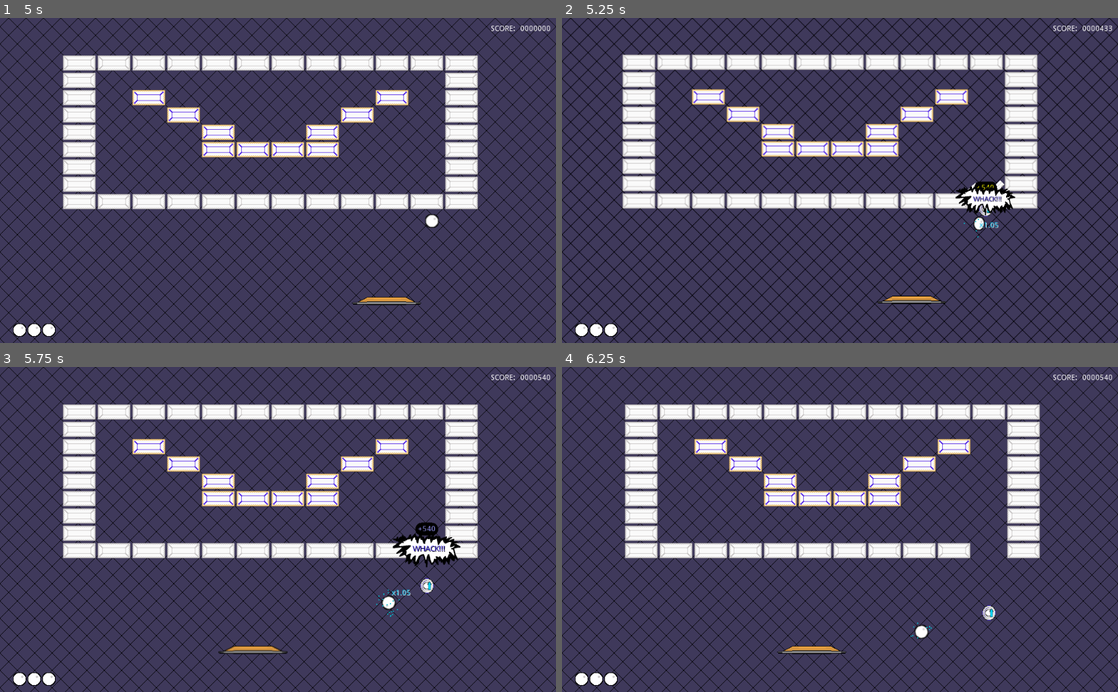
Above: before the commit, frames 1-4 (two rows, left to right).
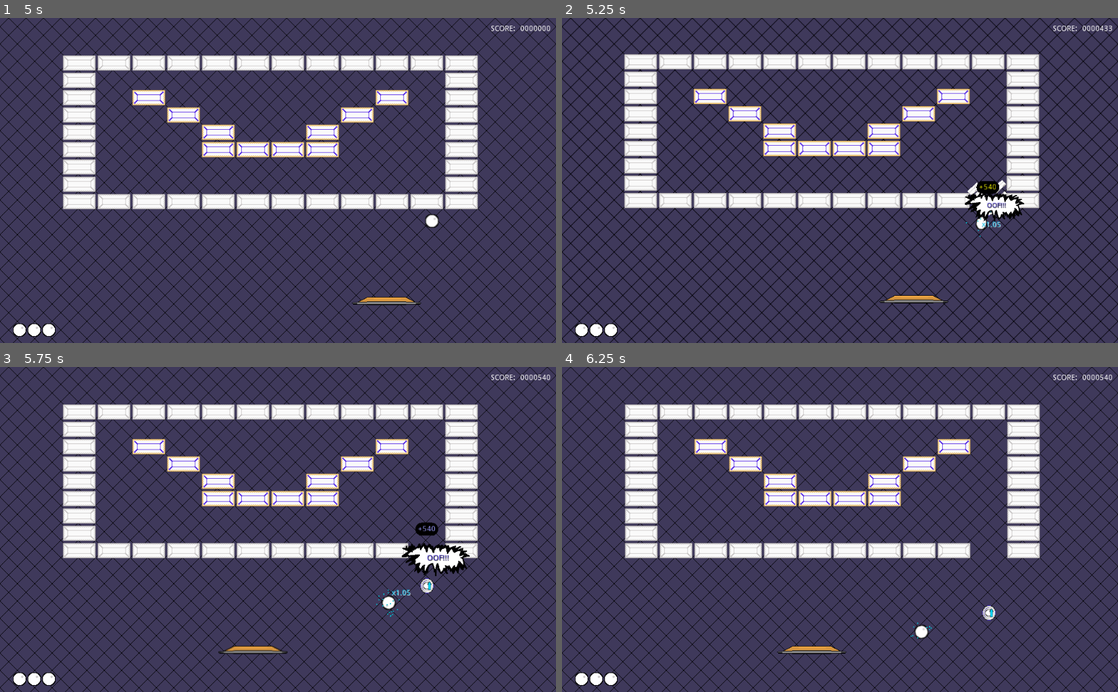
Above: after the commit, the same moments.

Repository: Anatolij-Grigorjev/Breakout4Godot
Game: Godot game, scene res://BreakoutGame.tscn
The game is run twice, just before and just after one commit, with the same random seed, the same clock (stepped at 60 frames per second) and the same inputs.
Inputs (mouse positions are in pixels of both pictures, inside the frame that each line leads up to):
- Up to frame 1 (5 s): tap Enter (ui_accept) at 0.5, 0.77, 2, 3.5, 3.77 s; move the mouse to (400, 164) at 0.52 s; hold Right (paddle_right) 0.53-1.25 s; tap Space (paddle_launch_ball) at 0.6, 3.6 s; click (400, 164) at 0.67 s; drag from (166, 196) to (250, 245) at 1.27 s; move the mouse to (333, 109) at 2.02 s; hold Right (paddle_right) 2.03-2.75 s; tap Alt at 2.1 s; drag from (250, 245) to (111, 131) at 2.77 s; move the mouse to (444, 229) at 3.52 s; hold Left (paddle_left) 3.53-4.25 s; drag from (111, 131) to (194, 99) at 4.27 s
- Up to frame 2 (5.25 s): move the mouse to (867, 180) at 5.02 s; hold Left (paddle_left) from 5.03 s (still down); tap Alt at 5.1 s; click (867, 180) at 5.17 s
- Up to frame 3 (5.75 s): keep holding Left (paddle_left)
- Up to frame 4 (6.25 s): release Left (paddle_left) at 5.75 s; drag from (756, 448) to (728, 545) at 5.77 s

Frame 1 is identical in both runs. In frame 2, 7.5% of the frame differs, in the area x 10-86%, y 11-89%; in frame 3, 1.0%; in frame 4, nothing differs.

Commit message:
add directed travel to shout when brick broken

Diff:
--- a/game/BreakoutGame.gd
+++ b/game/BreakoutGame.gd
@@ -16,7 +16,7 @@
 var break_templates = [
 	BreakShoutTemplate1
 ]
-var break_words = ["BOOM!!!", "WHAM!!!", "WHACK!!!", "KAPOW!!!"]
+var break_words = ["BOOM!!!", "WHAM!!!", "WHACK!!!", "KAPOW!!!", "OOF!!!", "POWER!!!"]
 
 signal game_over(total_score)
 
@@ -246,7 +246,7 @@
 
 
 func _glow_paddle_collected_drop():
-	paddle.get_node("AnimationPlayer").play("glow_once")
+	paddle.get_node("AnimationPlayer").play("glow_red")
 
 
 func _on_ball_fallen(ball):
@@ -304,8 +304,9 @@
 
 	var shout_template = Utils.randomElement(break_templates) as PackedScene
 	var new_shout = shout_template.instance()
-	new_shout.get_node("Sprite/Label").text = Utils.randomElement(break_words)
+	new_shout.text = Utils.randomElement(break_words)
 	new_shout.global_position = shout_origin
+	new_shout.direction = Utils.randomPoint(-1, 1)
 	add_child(new_shout)
 
 
--- /dev/null
+++ b/game/bricks/BreakShout.gd
@@ -0,0 +1,27 @@
+extends Node2D
+
+
+const SHOUT_TRAVEL_BASE = 15
+
+var text: String
+var direction: Vector2 = Vector2.ZERO
+
+onready var tween: Tween = $Tween
+
+
+func _ready():
+	$Sprite/Label.text = text
+	var shout_travel_amount = SHOUT_TRAVEL_BASE * rand_range(0.8, 1.2)
+	tween.interpolate_property(
+		$Sprite, 'position',
+		Vector2.ZERO, Vector2.ONE * shout_travel_amount,
+		0.3,
+		Tween.TRANS_QUAD, Tween.EASE_OUT
+	)
+	tween.start()
+
+
+
+func _set_label_text(new_text: String) -> void:
+	if ($Sprite/Label):
+		$Sprite/Label.text = new_text
--- a/game/bricks/BreakShout1.tscn
+++ b/game/bricks/BreakShout1.tscn
@@ -1,6 +1,7 @@
-[gd_scene load_steps=4 format=2]
+[gd_scene load_steps=5 format=2]
 
 [ext_resource path="res://bricks/shout_template1.png" type="Texture" id=1]
+[ext_resource path="res://bricks/BreakShout.gd" type="Script" id=2]
 
 [sub_resource type="Animation" id=2]
 length = 0.001
@@ -47,6 +48,7 @@
 }
 
 [node name="BreakShout1" type="Node2D"]
+script = ExtResource( 2 )
 
 [node name="Sprite" type="Sprite" parent="."]
 texture = ExtResource( 1 )
@@ -61,7 +63,7 @@
 custom_colors/font_color = Color( 0.101961, 0, 1, 0.694118 )
 custom_colors/font_outline_modulate = Color( 0, 0, 0, 1 )
 custom_colors/font_color_shadow = Color( 0, 0, 0, 1 )
-text = "BOOM!!!"
+text = "<!!!>"
 align = 1
 valign = 1
 uppercase = true
